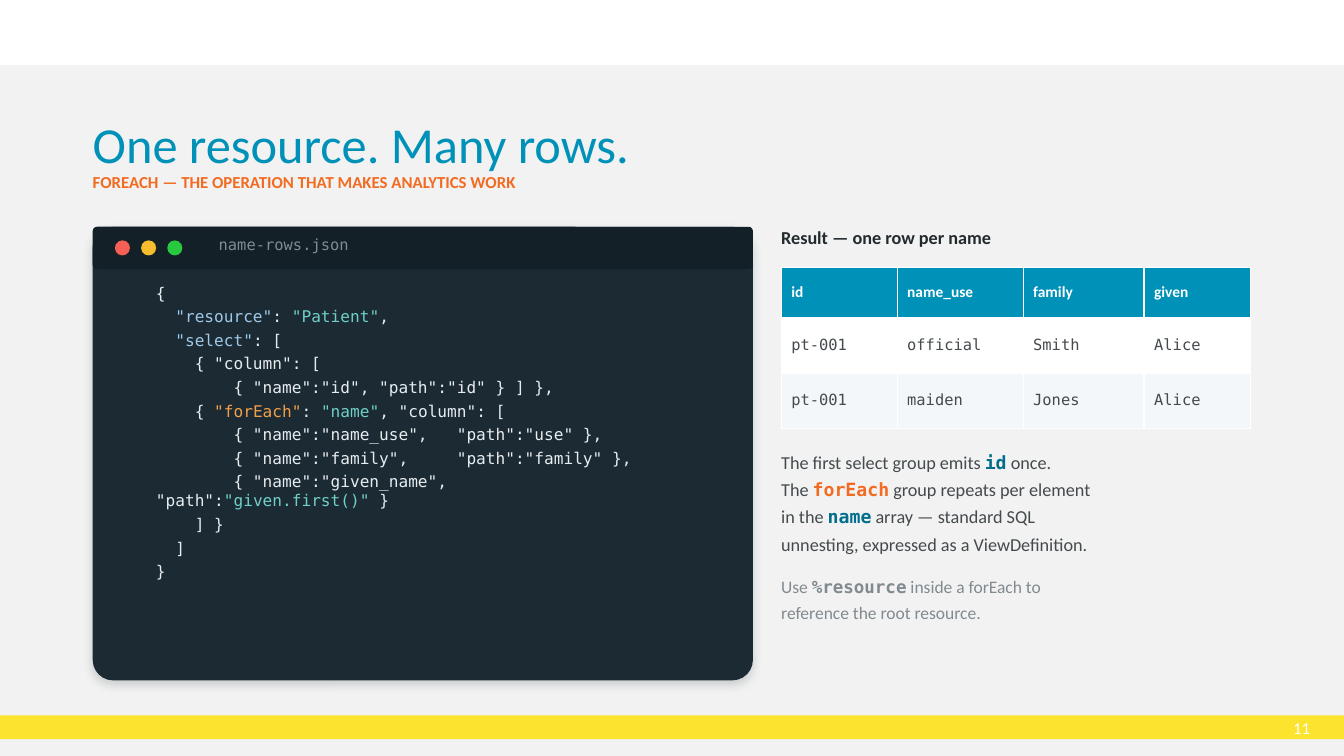
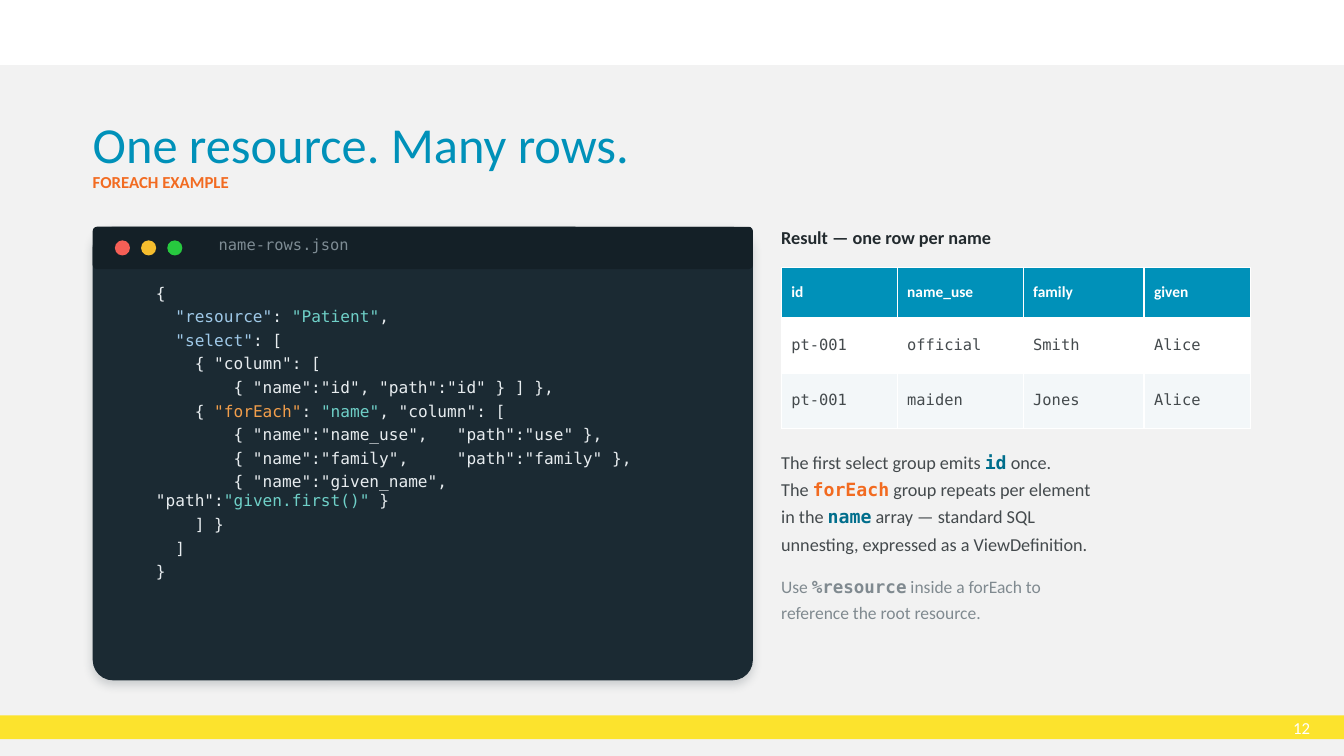
Before and after one commit to brendankowitz/FHIRDevDays2026, a slide deck: slide 12 of talks/talk1-sql-on-fhir/DD26_CT_260616_Brendan-Kowitz_SqlOnFhir.pptx (slide 11 before the commit). Drawn at 1344x756 pixels with LibreOffice and Linux fonts; fonts in the diff are those of the drawing; background and template pictures are left out. Boxes give left, top, right and bottom in pixels: in the first picture for what was removed or moved away, otherwise in the second. Text is boxed around its words. In the diff, an @@ line names an element or a change of style, - is before the commit and + after.

```diff
--- a/talks/talk1-sql-on-fhir/DD26_CT_260616_Brendan-Kowitz_SqlOnFhir.pptx
+++ b/talks/talk1-sql-on-fhir/DD26_CT_260616_Brendan-Kowitz_SqlOnFhir.pptx
@@ text at (93, 177, 228, 188): text changed @@
-FOREACH — THE OPERATION THAT MAKES ANALYTICS WORK
+FOREACH EXAMPLE
@@ page number at (1293, 723, 1310, 734): text changed @@
-11
+12
```
Also in this commit, not shown: 7 other slides changed, 2 slides added.
